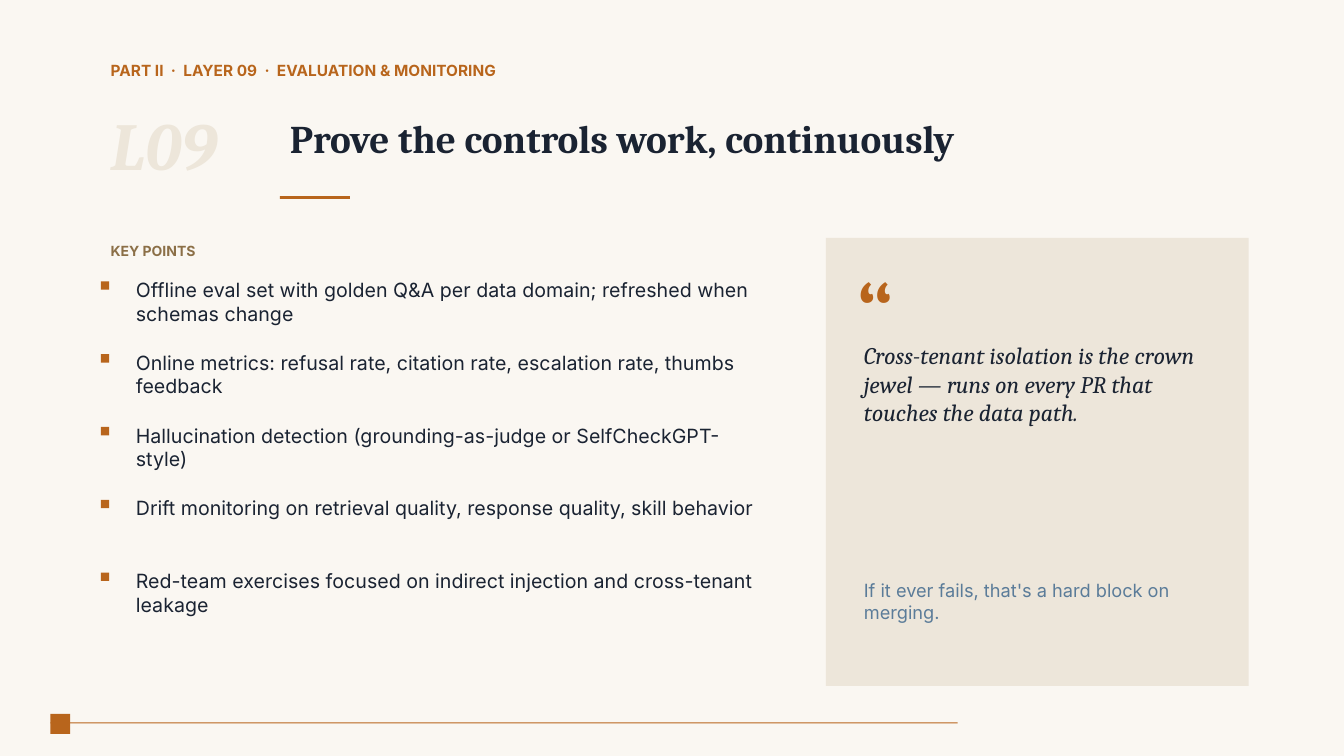
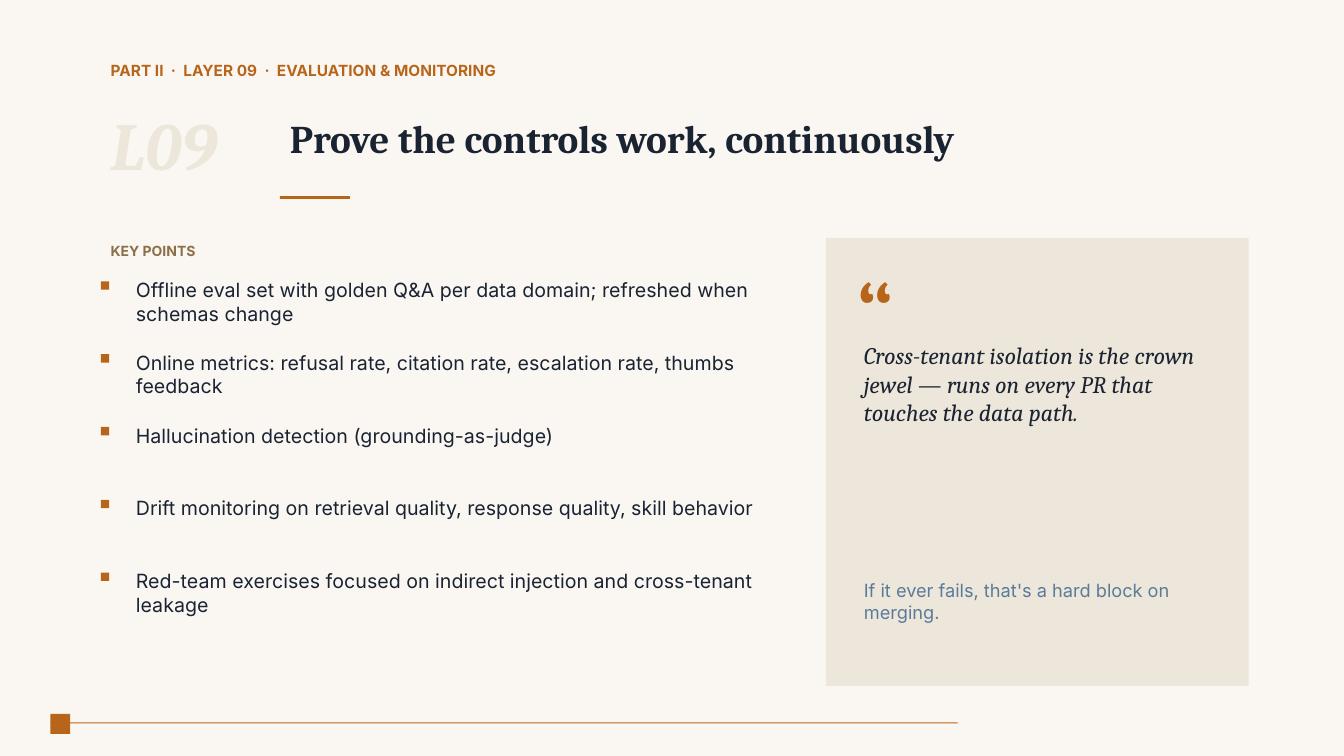
Before and after one commit to srsubramanian/AgentHub-Starter, a slide deck: slide 12 of Claude-by-Anthropic-for-PowerPoint.pptx (slide 15 before the commit). Drawn at 1344x756 pixels with LibreOffice and Linux fonts; fonts in the diff are those of the drawing. Boxes give left, top, right and bottom in pixels: in the first picture for what was removed or moved away, otherwise in the second. Text is boxed around its words. In the diff, an @@ line names an element or a change of style, - is before the commit and + after.

```diff
--- a/Claude-by-Anthropic-for-PowerPoint.pptx
+++ b/Claude-by-Anthropic-for-PowerPoint.pptx
@@ text at (136, 428, 554, 448): text changed @@
-Hallucination detection (grounding-as-judge or SelfCheckGPT-style)
+Hallucination detection (grounding-as-judge)
```
Also in this commit, not shown: 9 other slides changed, 10 slides removed, 2 other files.
